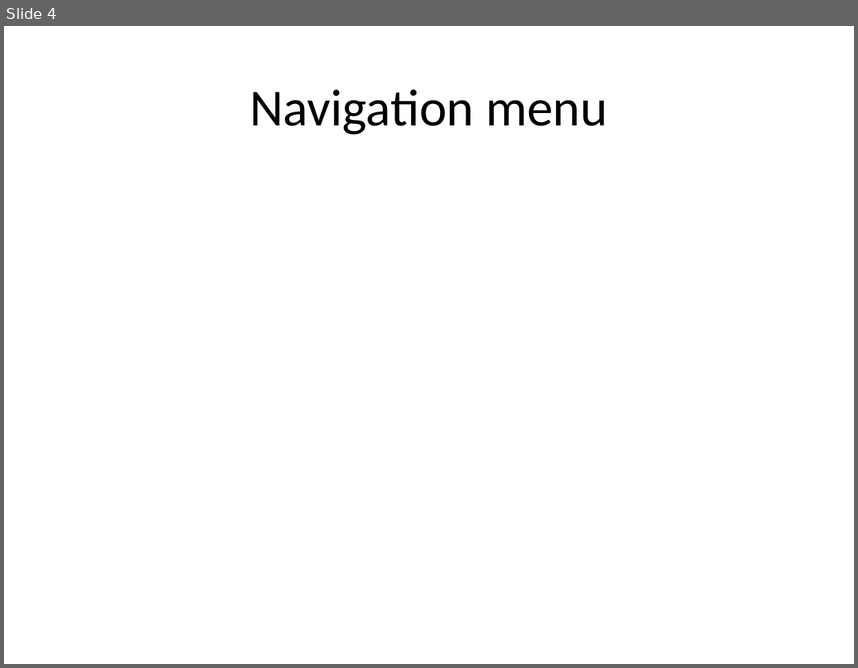
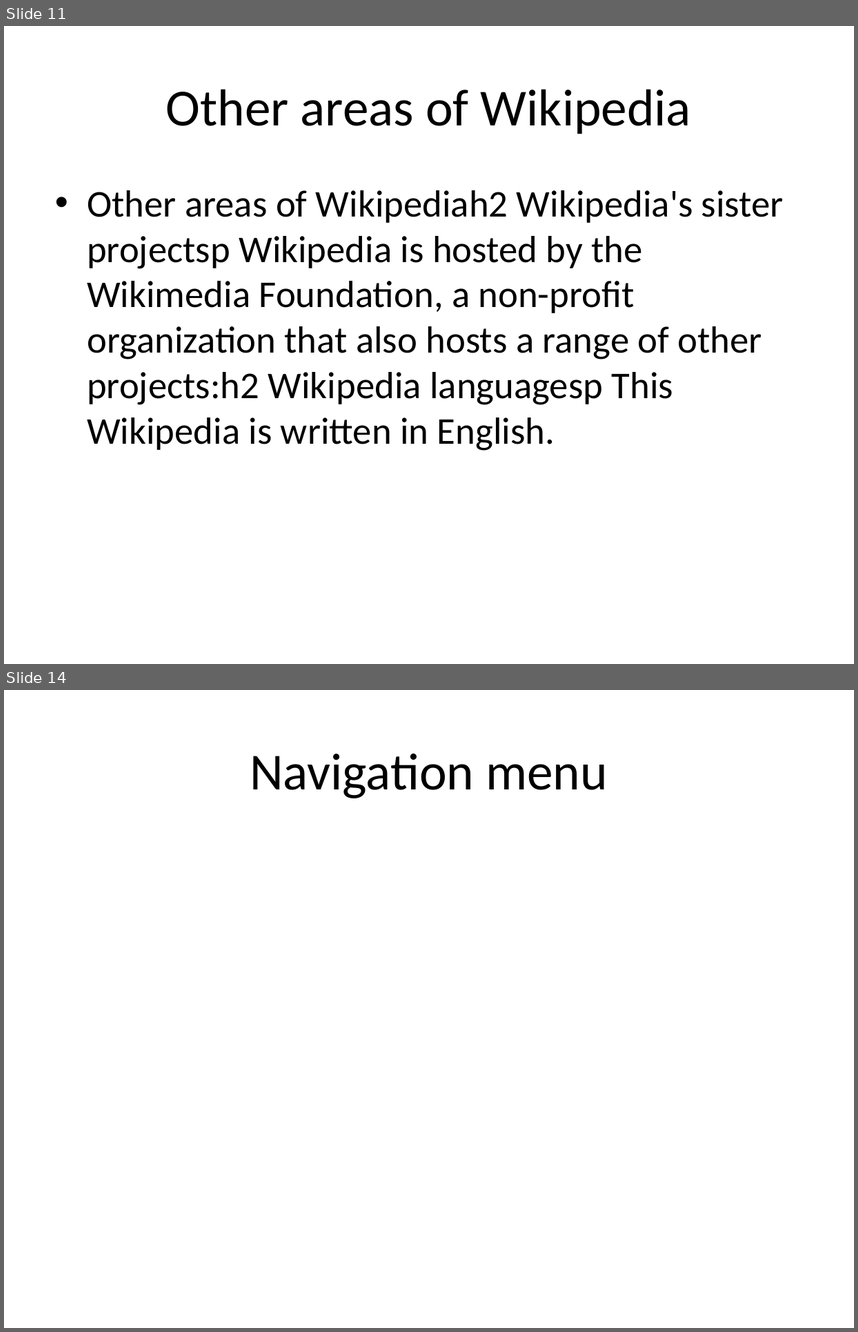
Before and after one commit to eppisai/Uplift---Smart-educational-Platform, a slide deck: AutoPPT-main/AutoPPT-main/something.pptx. Shown one above the other, each under a label of ours: slide 4 before the commit, slides 11 and 14 after it; the slides between them are not shown. The pictures are 858x668 and 858x1332 pixels, drawn with LibreOffice and Linux fonts; fonts in the diff are those of the drawing. Boxes give left, top, right and bottom in pixels: in the first picture for what was removed or moved away, otherwise in the second. Text is boxed around its words. In the diff, an @@ line names an element or a change of style, - is before the commit and + after.

```diff
--- a/AutoPPT-main/AutoPPT-main/something.pptx
+++ b/AutoPPT-main/AutoPPT-main/something.pptx
@@ slide 11 added at <box>4,26,854,664</box>, background #FFFFFF @@
@@ title added at <box>166,89,691,134</box>, 44 pt, text #000000 @@
+Other areas of Wikipedia
@@ text added at <box>87,190,784,450</box>, 32 pt, text #000000 @@
+• Other areas of Wikipediah2 Wikipedia's sister projectsp Wikipedia is hosted by the Wikimedia Foundation, a non-profit organization that also hosts a range of other projects:h2 Wikipedia languagesp This Wikipedia is written in English.
@@ what was slide 4 is now slide 14 @@
```
Also in this commit, not shown: 2 slides changed, 12 other slides added, 1 slide removed, 6 other files.
